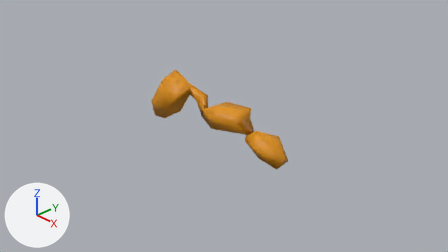
An edit to the Blender file Assets/Prefabs/AntModels/HunterBody.blend, drawn before and after from the same camera.
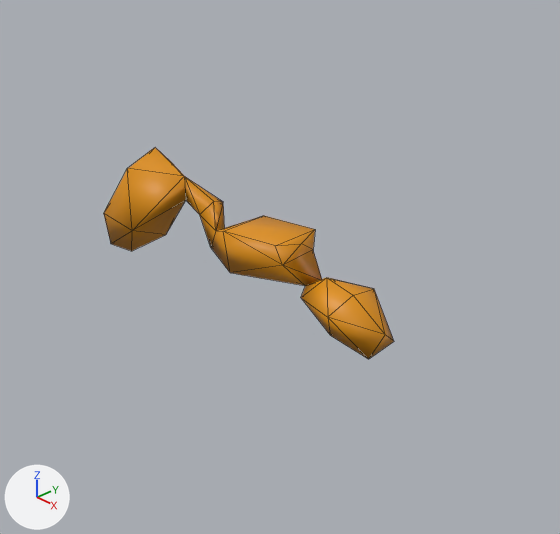
Old and new are each drawn from the file's camera 'Camera' and again close up on the part from 23% to 82% of the width and 0% to 100% of the height. The lights are fixed; the arrows at lower left show +X, +Y and +Z. The close-ups show mesh edges as thin lines.

Names of what the first close-up shows: 'HunterBody'.
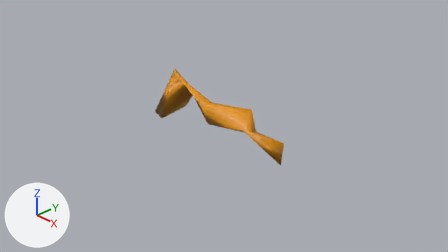
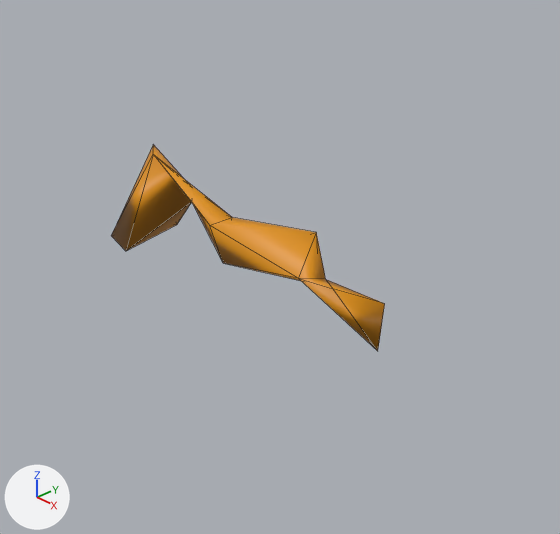
What differs and where, as boxes (x1, y1, x2, y2) in the close-ups (560 x 534 px):
'HunterBody', modifiers changed
    before: (104, 148, 394, 359)
    after: (111, 144, 385, 351)

Edits to the bpy script that builds the scene:
```text
Change ob_hunterbody:
    add _m = ob_hunterbody.modifiers.new('Decimate.001', 'DECIMATE')
    add _m.ratio = 0.35
```
